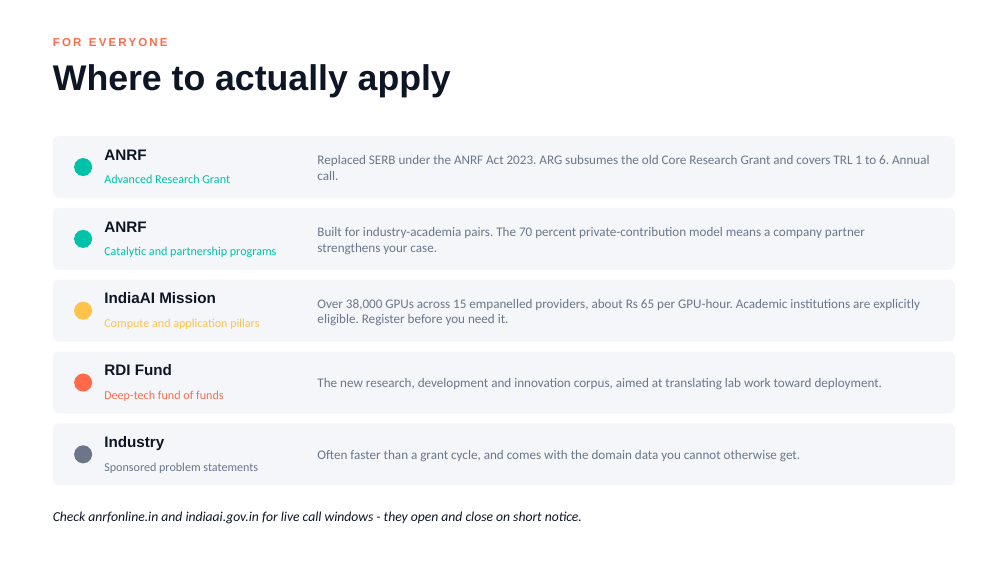
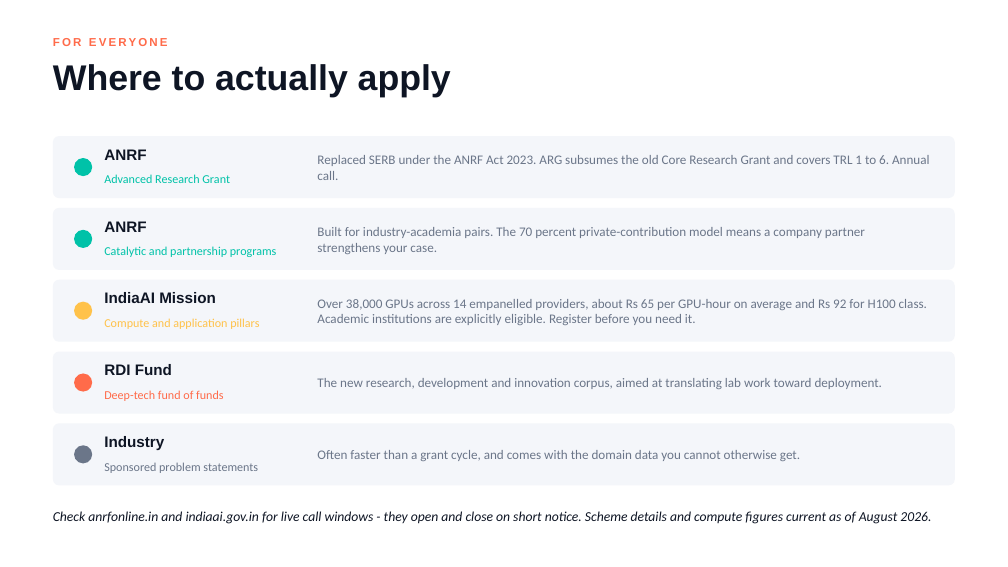
Before and after one commit to lksmangai/DeepLearning, a slide deck: slide 29 of Multimodal-AI-ATAL-FDP-Deck.pptx. Drawn at 1008x567 pixels with LibreOffice and Linux fonts; fonts in the diff are those of the drawing. Boxes give left, top, right and bottom in pixels: in the first picture for what was removed or moved away, otherwise in the second. Text is boxed around its words. In the diff, an @@ line names an element or a change of style, - is before the commit and + after.

```diff
--- a/Multimodal-AI-ATAL-FDP-Deck.pptx
+++ b/Multimodal-AI-ATAL-FDP-Deck.pptx
@@ text at [317, 299, 927, 325]: text changed @@
-Over 38,000 GPUs across 15 empanelled providers, about Rs 65 per GPU-hour. Academic institutions are explicitly eligible. Register before you need it.
+Over 38,000 GPUs across 14 empanelled providers, about Rs 65 per GPU-hour on average and Rs 92 for H100 class. Academic institutions are explicitly eligible. Register before you need it.
@@ text at [53, 511, 931, 524]: text changed @@
-Check anrfonline.in and indiaai.gov.in for live call windows - they open and close on short notice.
+Check anrfonline.in and indiaai.gov.in for live call windows - they open and close on short notice. Scheme details and compute figures current as of August 2026.
```
Also in this commit, not shown: 7 other slides changed, 1 slide added, 1 other file.
